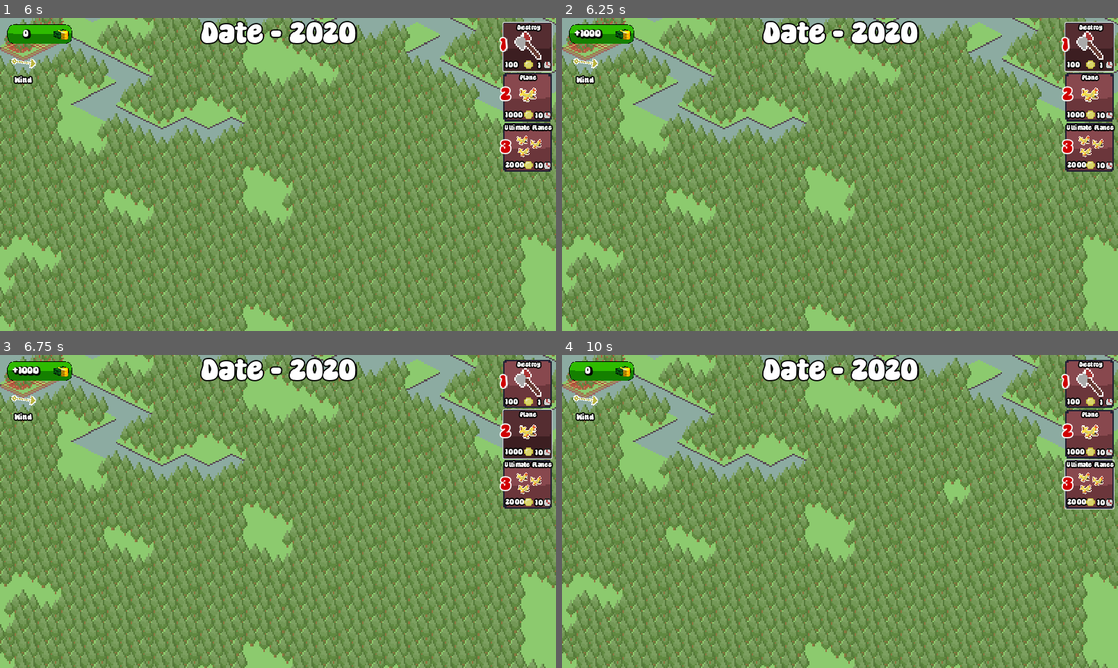
Above: before the commit, frames 1-4 (two rows, left to right).
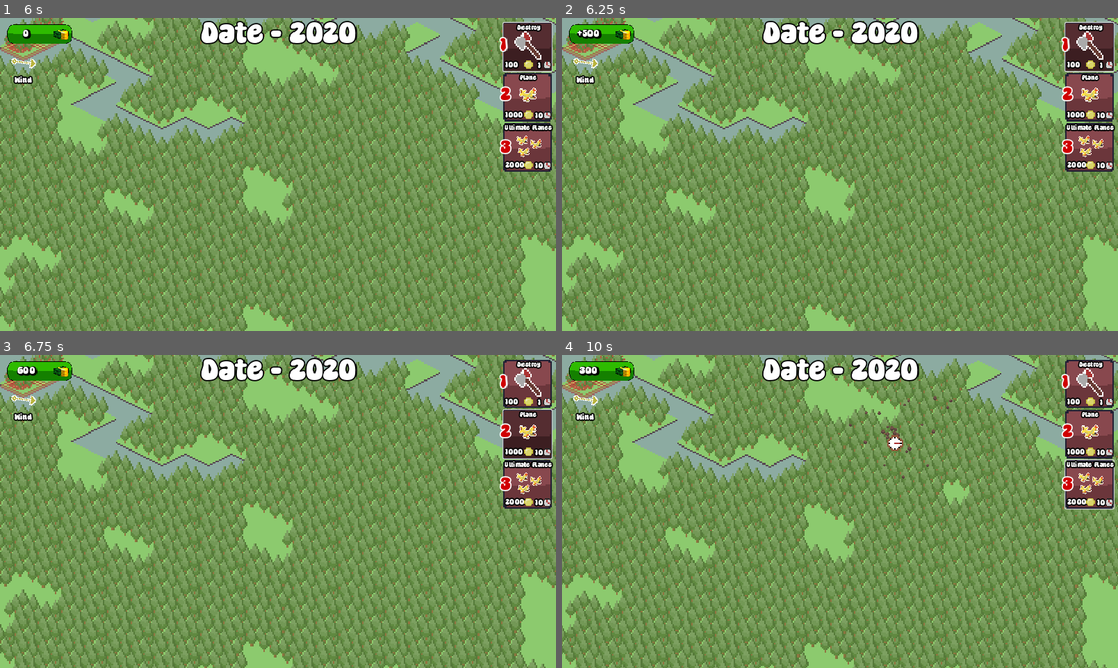
Above: after the commit, the same moments.

Repository: ManechLepage/BHX8.0
Game: Godot game, scene res://Scenes/testing1.tscn
Two runs of this game, one before a commit and one after it. Both use one fixed random seed, a clock stepped at 60 frames per second and the inputs below. Sound files missing from this copy of the repository are replaced by a short silence.
Inputs (mouse positions are in pixels of both pictures, inside the frame that each line leads up to):
- Up to frame 1 (6 s): click "Start" at 0.5 s; click "Destroy" at 1.25 s; click "Plane" at 2 s; click "Ultimate Planes" at 2.75 s; click "Destroy" at 3.5 s; click "Plane" at 4.25 s; click "Ultimate Planes" at 5 s; click "Destroy" at 5.75 s
- Up to frame 2 (6.25 s): no input
- Up to frame 3 (6.75 s): click "Plane" at 6.5 s
- Up to frame 4 (10 s): click "Ultimate Planes" at 7.25 s; tap Enter at 8 s; move the mouse to (962, 495) at 8.02 s; tap 1 (1) at 8.1, 9.05, 9.6 s; click (962, 495) at 8.17 s; tap Space (Next Level) at 8.3, 8.85, 9.8 s; move the mouse to (728, 527) at 8.77 s; click (728, 527) at 8.92 s; move the mouse to (895, 442) at 9.52 s; click (895, 442) at 9.67 s

Frame 1 is identical in both runs. In frame 2, 0.1% of the frame differs, in the area x 2-8%, y 3-7%; in frame 3, 0.1%; in frame 4, 16%, in the area x 0-100%, y 0-100%.

Commit message:
wushyushy2

Diff:
--- a/bhx/Scenes/money.gd
+++ b/bhx/Scenes/money.gd
@@ -12,11 +12,11 @@
 
 
 func _on_money_timer_timeout() -> void:
-	money_label.text = "+1000"
-	money += 1000
+	money_label.text = "+500"
+	money += 500
 	Sound.dinero()
 	dont_change = true
-	await get_tree().create_timer(1.1).timeout
+	await get_tree().create_timer(0.55).timeout
 	dont_change = false
 
 func _process(delta: float) -> void:
--- a/bhx/Scripts/tilemap.gd
+++ b/bhx/Scripts/tilemap.gd
@@ -38,7 +38,7 @@
 	if Gamemanager.did_win:
 		var year: int = 2020 + (diff - 1) * 10
 		rename_year_title("Date - " + str(year))
-		set_money(0)
+		set_money(1100)
 		hide_win_screen()
 		load_level()
 
@@ -54,9 +54,7 @@
 	diff *= 1.4
 	min_diff *= 1.3
 	decay = min(0.99, decay * 1.05)
-	time *= 0.9
-
-	print(diff, " ", min_diff, " ", decay, " ", time)
+	time *= 1
 
 	start_number_of_trees = 0
 	for tile in map:
